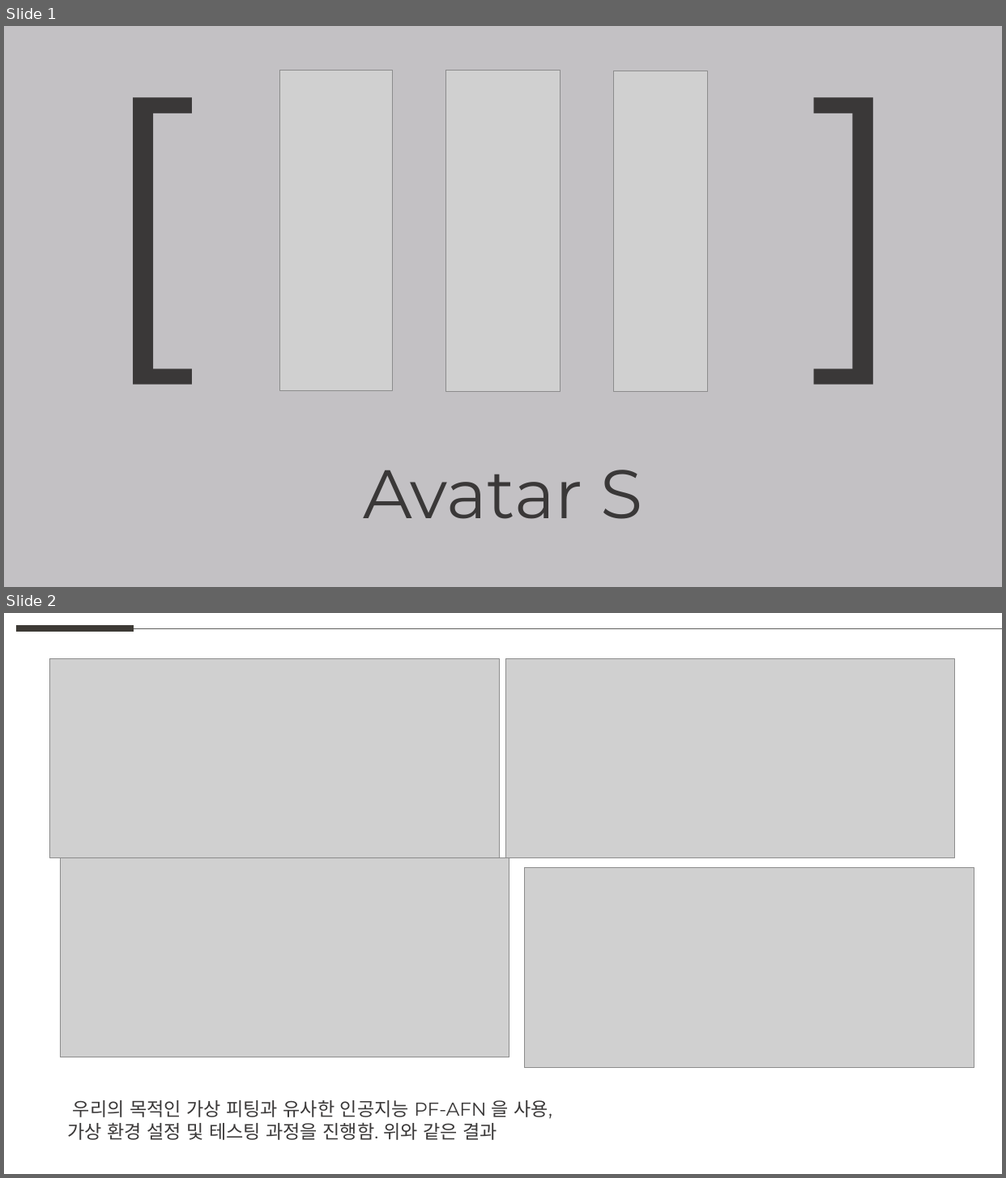
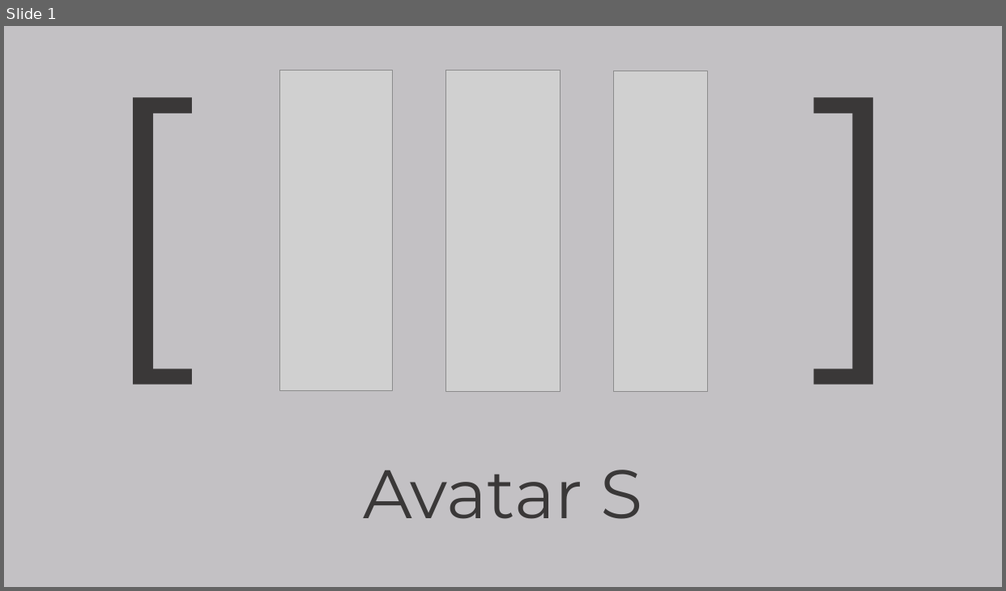
Before and after one commit to weaknessHero/Project_AvatarS, a slide deck: 발표자료/업데이트/LJHPPT.pptx. Shown one above the other, each under a label of ours: slides 1 and 2 before the commit, slide 1 after it. The pictures are 1006x1178 and 1006x591 pixels, drawn with LibreOffice and Linux fonts; fonts in the diff are those of the drawing; grey boxes stand for pictures. Boxes give left, top, right and bottom in pixels: in the first picture for what was removed or moved away, otherwise in the second. Text is boxed around its words. In the diff, an @@ line names an element or a change of style, - is before the commit and + after.

```diff
--- a/발표자료/업데이트/LJHPPT.pptx
+++ b/발표자료/업데이트/LJHPPT.pptx
@@ slide 2 removed at bbox=[4, 613, 1002, 1174], background #FFFFFF @@
@@ line removed from (17, 628) to (134, 628) @@
@@ line removed from (134, 628) to (1002, 628) @@
@@ picture removed at bbox=[50, 658, 500, 858] @@
@@ picture removed at bbox=[505, 658, 955, 858] @@
@@ picture removed at bbox=[60, 858, 509, 1058] @@
@@ picture removed at bbox=[525, 868, 974, 1068] @@
@@ text removed at bbox=[68, 1101, 552, 1140] @@
-우리의 목적인 가상 피팅과 유사한 인공지능 PF-AFN 을 사용,
-가상 환경 설정 및 테스팅 과정을 진행함. 위와 같은 결과
```
Also in this commit, not shown: 4 slides added, 1 other slide removed.
